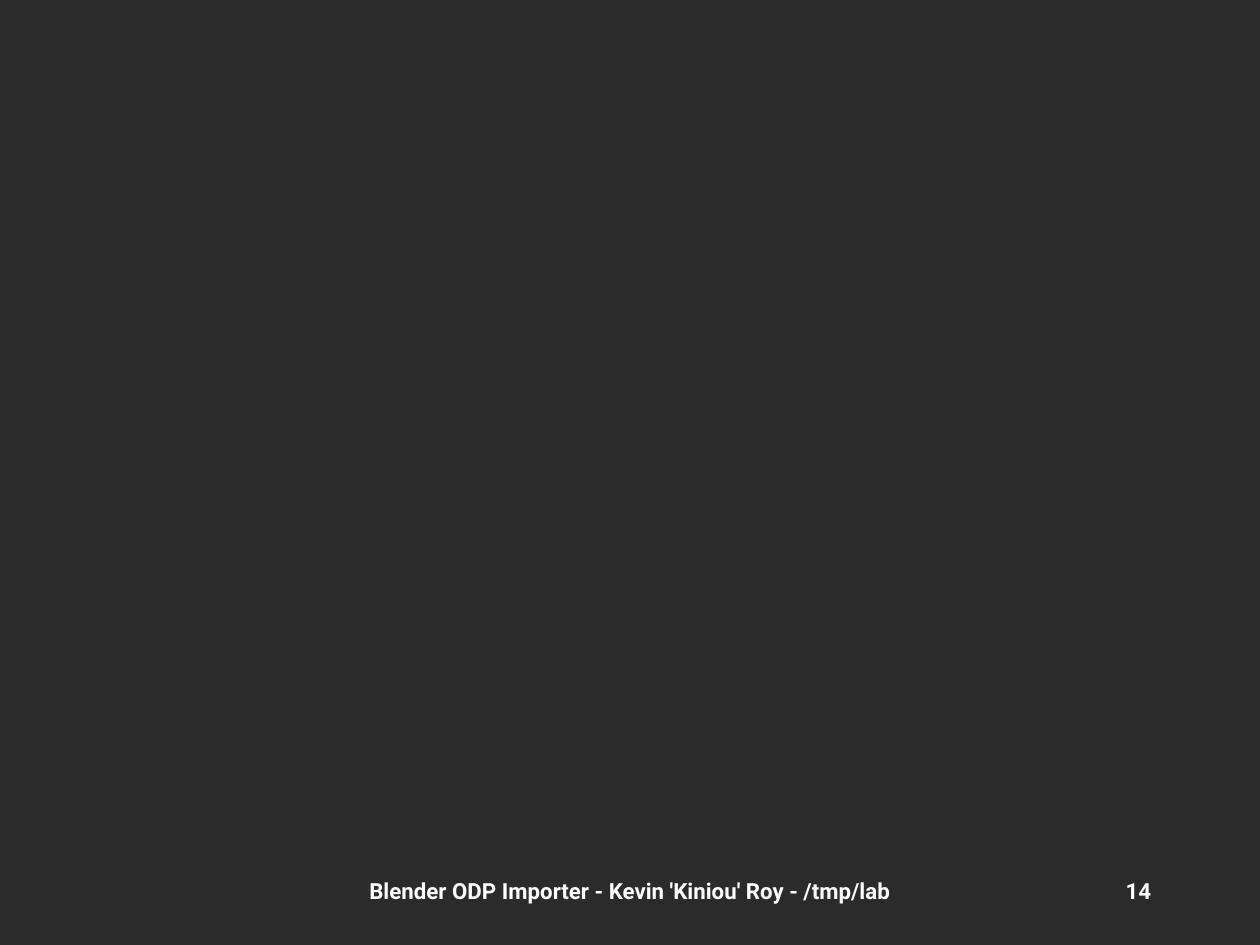
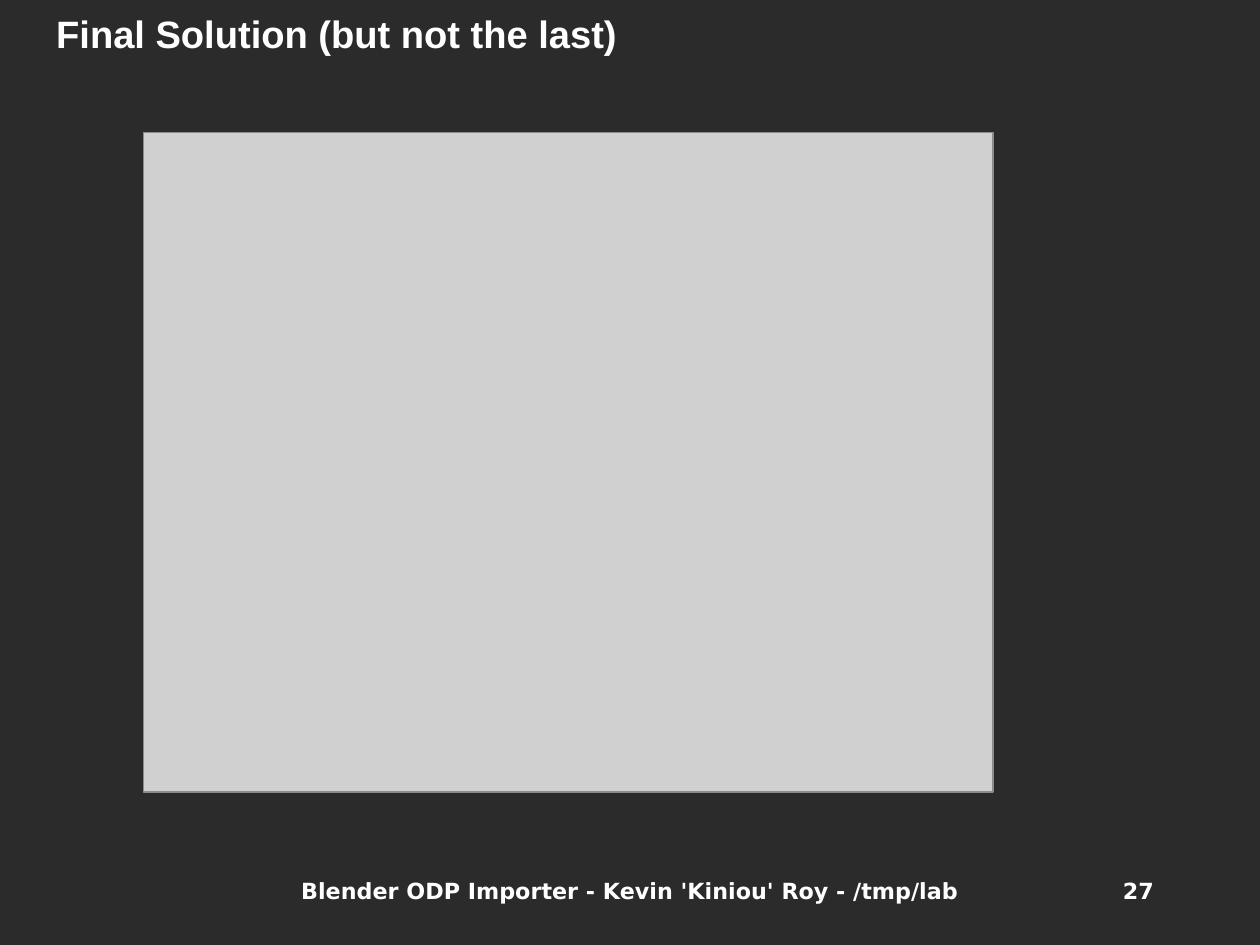
Before and after one commit to kiniou/blender-smooth-slides, a slide deck: slide 27 of import/doc/HSF2009.odp (slide 14 before the commit). Drawn at 1260x945 pixels with LibreOffice and Linux fonts; fonts in the diff are those of the drawing; grey boxes stand for pictures; background and template pictures are left out; a plain dark background stands for a picture behind light text. Boxes give left, top, right and bottom in pixels: in the first picture for what was removed or moved away, otherwise in the second. Text is boxed around its words. In the diff, an @@ line names an element or a change of style, - is before the commit and + after.

```diff
--- a/import/doc/HSF2009.odp
+++ b/import/doc/HSF2009.odp
@@ title added at <box>56,20,616,56</box>, 24 pt, text #FFFFFF, bold @@
+Final Solution (but not the last)
@@ picture added at <box>143,133,992,792</box> @@
@@ text "Blender ODP Importer - Kevin ..." at <box>301,882,958,904</box>: font Roboto to DejaVu Sans @@
@@ page number at <box>1123,882,1154,899</box>: text changed; font Roboto to DejaVu Sans @@
-14
+27
```
Also in this commit, not shown: 22 other slides changed, 7 slides added, 3 other files.
